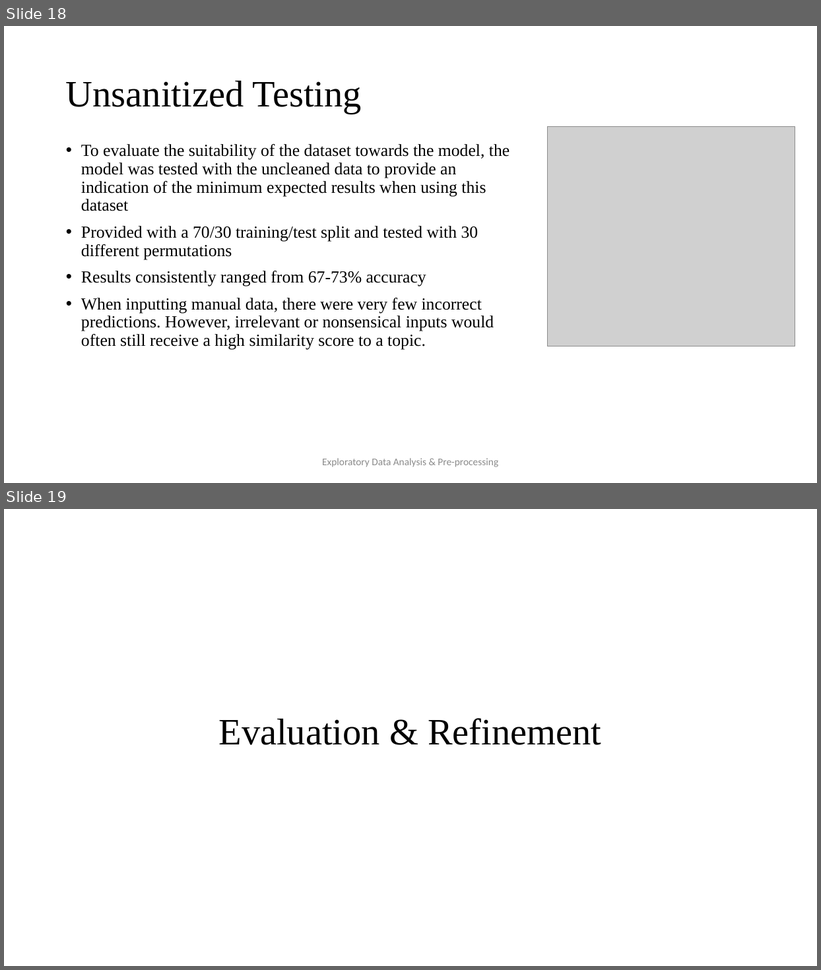
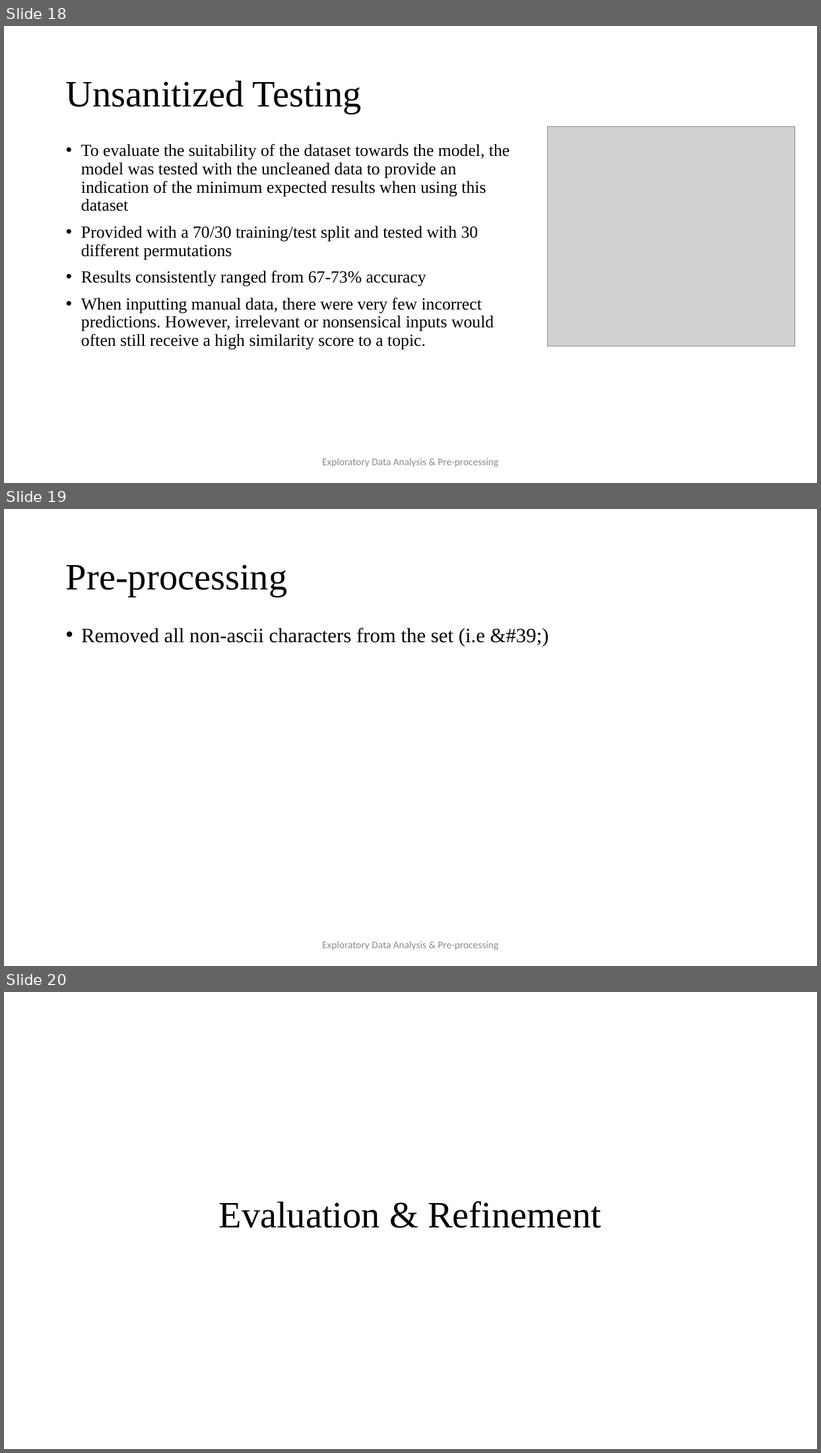
Before and after one commit to JaVonox/AIChatbot, a slide deck: Documentation/100505349.pptx. Shown one above the other, each under a label of ours: slides 18 and 19 before the commit, slides 18, 19 and 20 after it. The pictures are 821x970 and 821x1453 pixels, drawn with LibreOffice and Linux fonts; fonts in the diff are those of the drawing; grey boxes stand for pictures. Boxes give left, top, right and bottom in pixels: in the first picture for what was removed or moved away, otherwise in the second. Text is boxed around its words. In the diff, an @@ line names an element or a change of style, - is before the commit and + after.

```diff
--- a/Documentation/100505349.pptx
+++ b/Documentation/100505349.pptx
@@ slide 19 added at bbox=[4, 509, 817, 966], background #FFFFFF @@
@@ title added at bbox=[66, 564, 287, 597], 44 pt, text #000000 @@
+Pre-processing
@@ text added at bbox=[81, 628, 549, 646], 24 pt, text #000000 @@
+• Removed all non-ascii characters from the set (i.e &#39;)
@@ text added at bbox=[322, 941, 498, 951], 12 pt, text #8C8C8C @@
+Exploratory Data Analysis & Pre-processing
@@ what was slide 19 is now slide 20 @@
```
Also in this commit, not shown: 1 slide changed, 2 other files.
